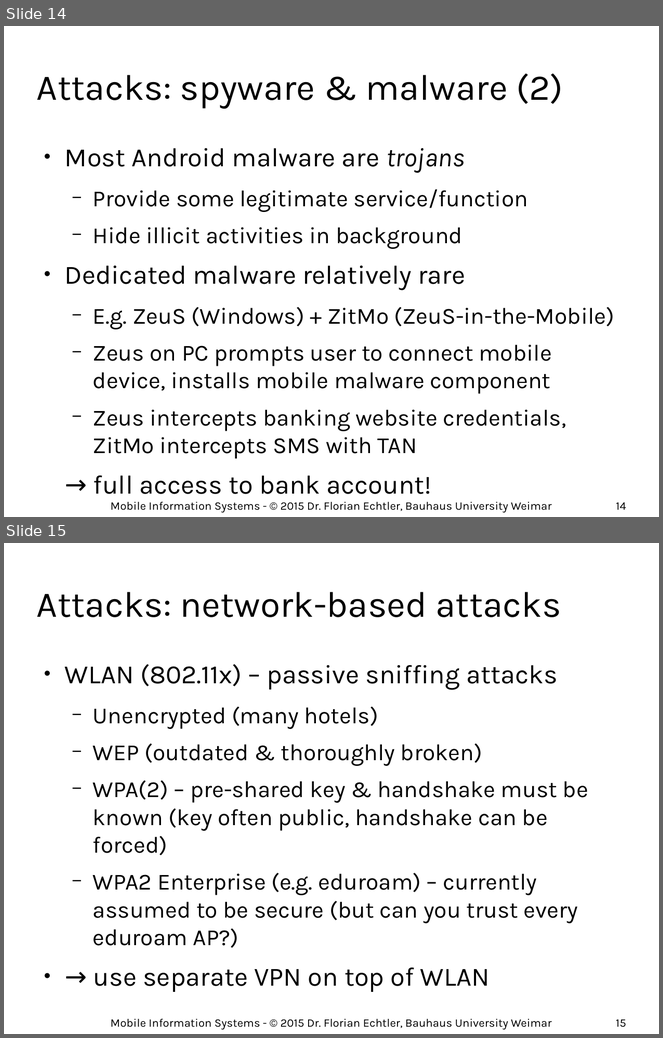
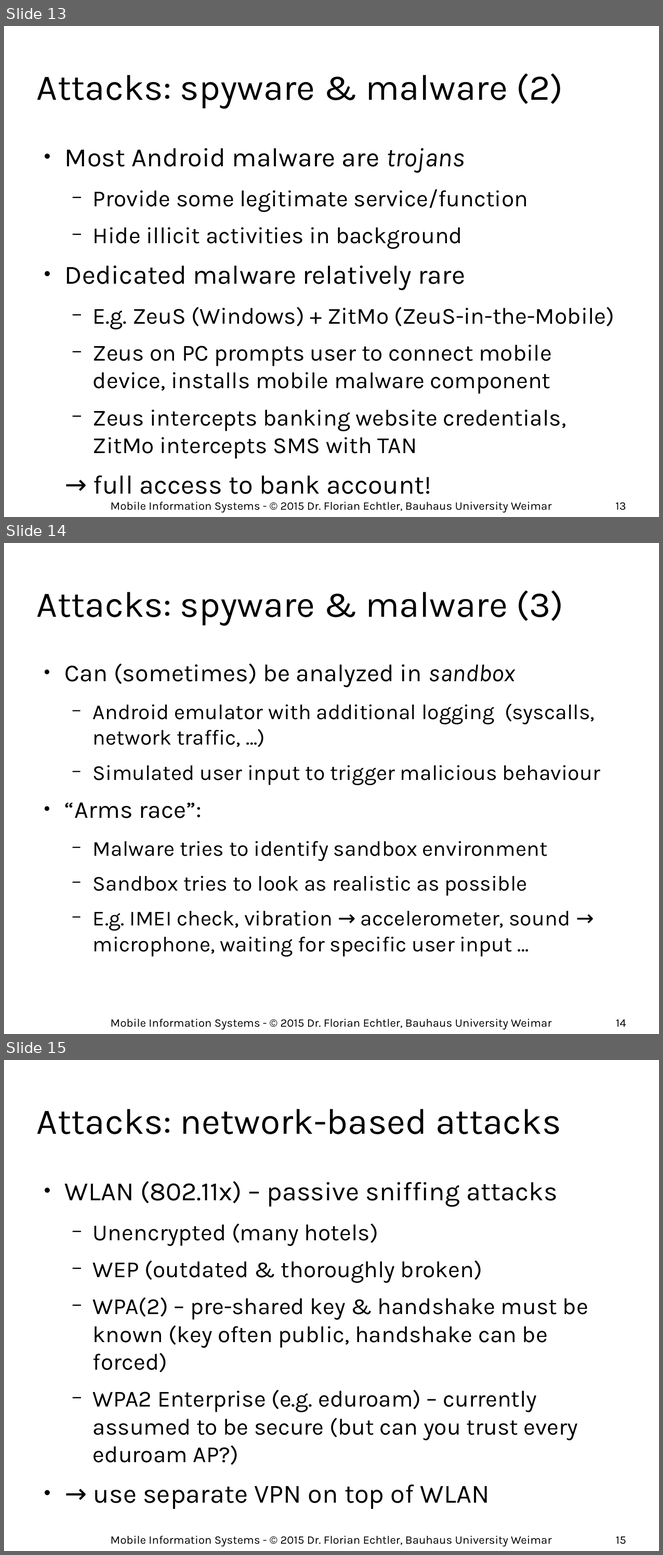
Before and after one commit to floe/mobile-information-systems, a slide deck: 07-privacy-security.odp. Shown one above the other, each under a label of ours: slides 14 and 15 before the commit, slides 13, 14 and 15 after it. The pictures are 663x1038 and 663x1555 pixels, drawn with LibreOffice and Linux fonts; fonts in the diff are those of the drawing; background and template pictures are left out. Boxes give left, top, right and bottom in pixels: in the first picture for what was removed or moved away, otherwise in the second. Text is boxed around its words. In the diff, an @@ line names an element or a change of style, - is before the commit and + after.

```diff
--- a/07-privacy-security.odp
+++ b/07-privacy-security.odp
@@ slide 14 added at (4, 543, 659, 1034), background #FFFFFF @@
@@ title added at (37, 590, 564, 626), 44 pt, text #000000 @@
+Attacks: spyware & malware (3)
@@ text added at (65, 664, 600, 957), 25.9 pt, text #000000 @@
+● Can (sometimes) be analyzed in sandbox
+  − Android emulator with additional logging (syscalls, network traffic, …)
+  − Simulated user input to trigger malicious behaviour
+● “Arms race”:
+  − Malware tries to identify sandbox environment
+  − Sandbox tries to look as realistic as possible
+  − E.g. IMEI check, vibration → accelerometer, sound → microphone, waiting for specific user input …
@@ text added at (111, 1019, 552, 1030), 14 pt, text #000000 @@
+Mobile Information Systems - © 2015 Dr. Florian Echtler, Bauhaus University Weimar
@@ page number added at (616, 1020, 626, 1027), 14 pt, text #000000 @@
+14
@@ what was slide 14 is now slide 13 @@
@@ page number at (616, 503, 626, 511): text changed @@
-14
+13
```
Also in this commit, not shown: 2 slides changed, 1 slide removed.
